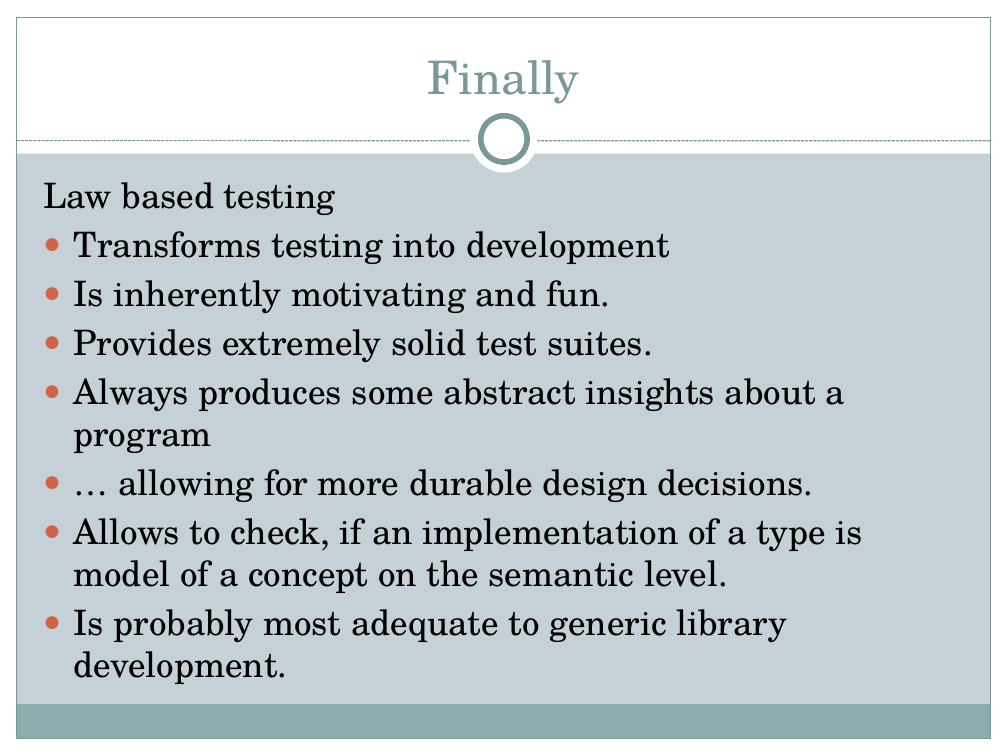
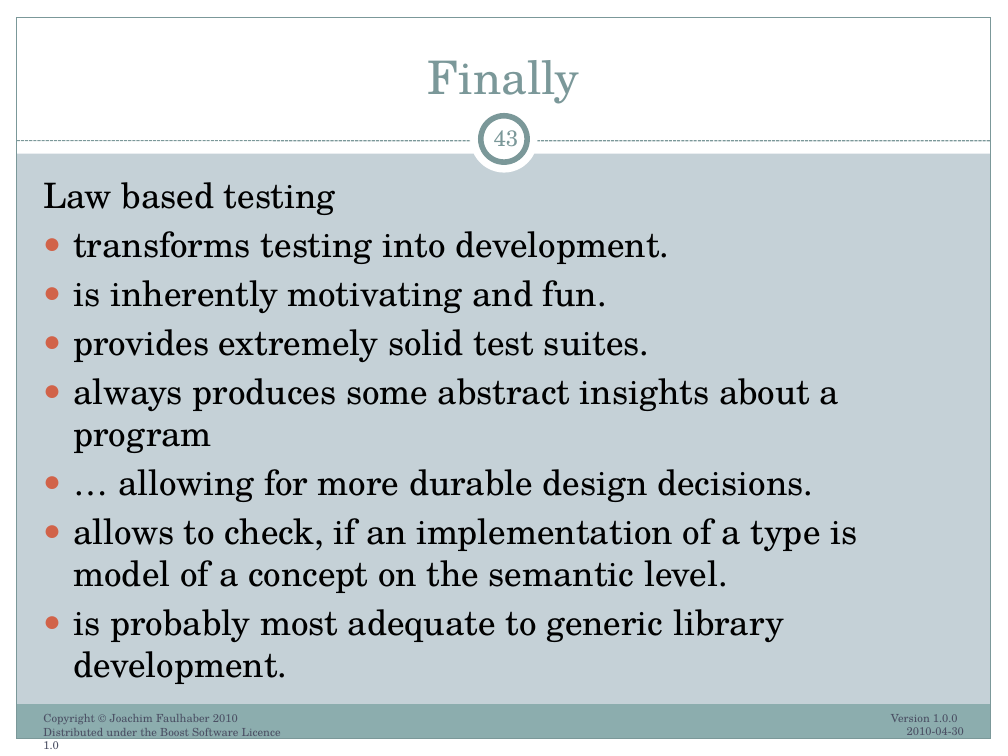
Before and after one commit to ryppl/boost-history, a slide deck: slide 43 of itl/libs/validate/doc/boostcon2010/BoostAlabaster.pptx (slide 42 before the commit). Drawn at 1008x756 pixels with LibreOffice and Linux fonts; fonts in the diff are those of the drawing. Boxes give left, top, right and bottom in pixels: in the first picture for what was removed or moved away, otherwise in the second. Text is boxed around its words. In the diff, an @@ line names an element or a change of style, - is before the commit and + after.

Commit message:
First Version 1.0.0 of the BoostCon2010 talk on Boost.Alabster is now complete.
SVN-Revision: 61706

```diff
--- a/itl/libs/validate/doc/boostcon2010/BoostAlabaster.pptx
+++ b/itl/libs/validate/doc/boostcon2010/BoostAlabaster.pptx
@@ page number added at bbox=[494, 124, 519, 146], 16 pt, text #7C999A @@
+43
@@ text at bbox=[73, 231, 839, 453]: text changed @@
-● Transforms testing into development
-● Is inherently motivating and fun.
-● Provides extremely solid test suites.
-● Always produces some abstract insights about a program
+● transforms testing into development.
+● is inherently motivating and fun.
+● provides extremely solid test suites.
+● always produces some abstract insights about a program
@@ text at bbox=[73, 518, 857, 684]: text changed @@
-● Allows to check, if an implementation of a type is model of a concept on the semantic level.
-● Is probably most adequate to generic library development.
+● allows to check, if an implementation of a type is model of a concept on the semantic level.
+● is probably most adequate to generic library development.
@@ text added at bbox=[43, 714, 281, 749], 8 pt, text #4B5064 @@
+Copyright © Joachim Faulhaber 2010 Distributed under the Boost Software Licence 1.0
@@ text added at bbox=[891, 714, 964, 735], 8 pt, text #4B5064 @@
+Version 1.0.0 2010-04-30
```
Also in this commit, not shown: 42 other slides changed, 1 slide added, 3 slides removed.
